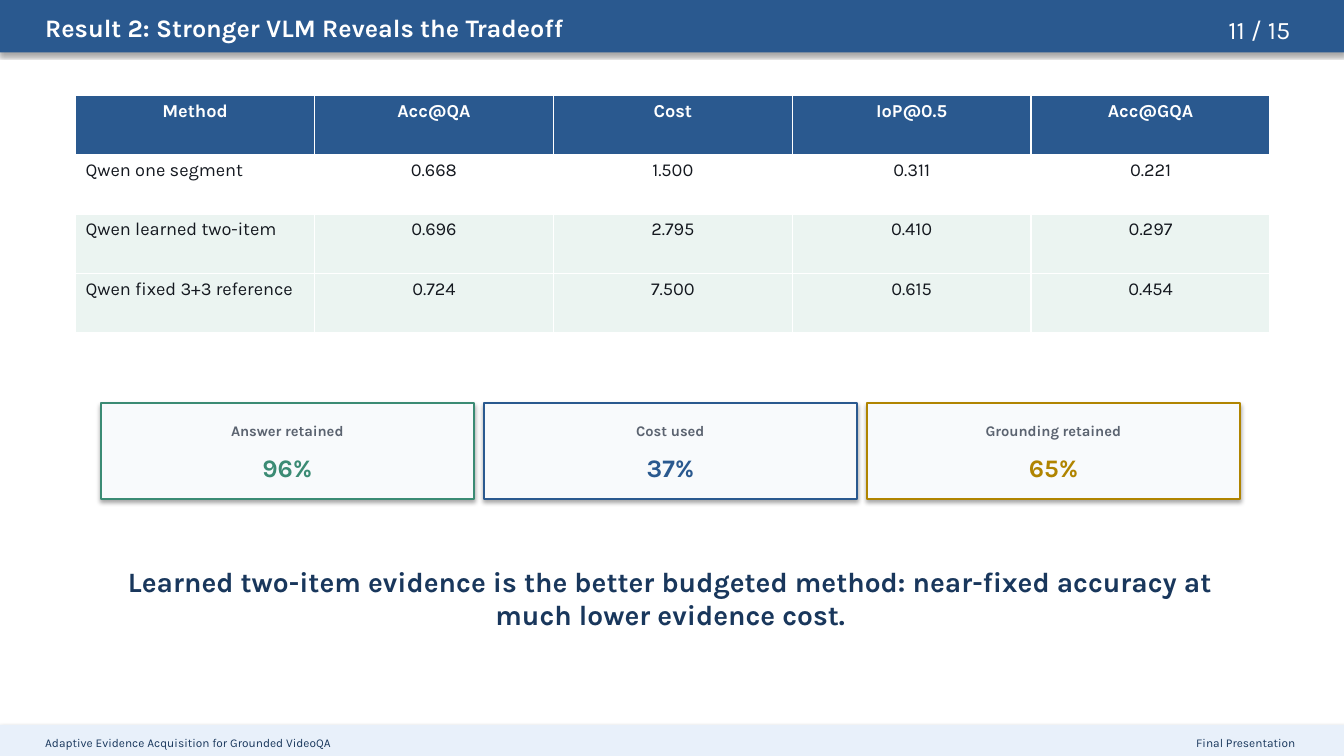
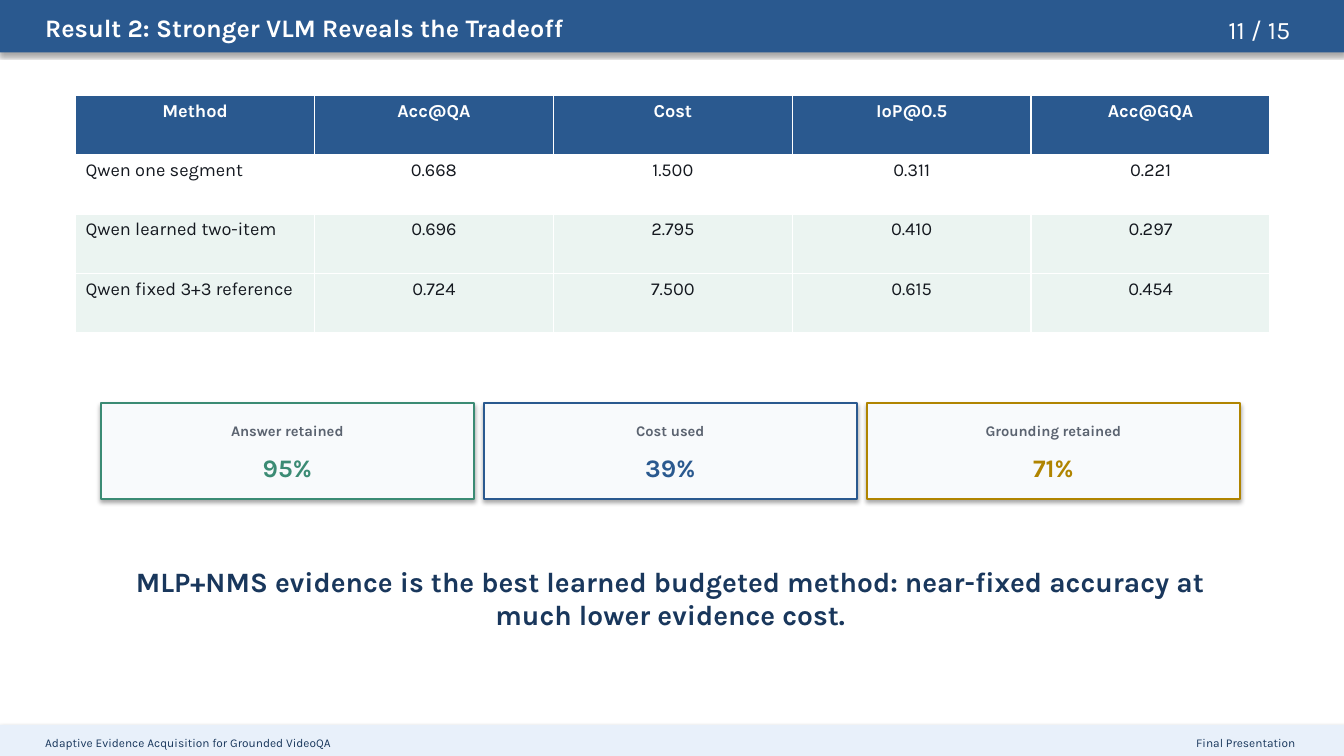
Before and after one commit to riteshthawkar/adaptive-evidence-grounded-videoqa, a slide deck: slide 11 of docs/presentation/research_presentation.pptx. Drawn at 1344x756 pixels with LibreOffice and Linux fonts; fonts in the diff are those of the drawing. Boxes give left, top, right and bottom in pixels: in the first picture for what was removed or moved away, otherwise in the second. Text is boxed around its words. In the diff, an @@ line names an element or a change of style, - is before the commit and + after.

```diff
--- a/docs/presentation/research_presentation.pptx
+++ b/docs/presentation/research_presentation.pptx
@@ text at [263, 460, 312, 478]: text changed @@
-96%
+95%
@@ text at [645, 460, 695, 478]: text changed @@
-37%
+39%
@@ text at [1033, 460, 1074, 478]: text changed @@
-65%
+71%
@@ text at [136, 572, 1203, 626]: text changed @@
-Learned two-item evidence is the better budgeted method: near-fixed accuracy at much lower evidence cost.
+MLP+NMS evidence is the best learned budgeted method: near-fixed accuracy at much lower evidence cost.
```
Also in this commit, not shown: 5 other slides changed, 1 other file.
